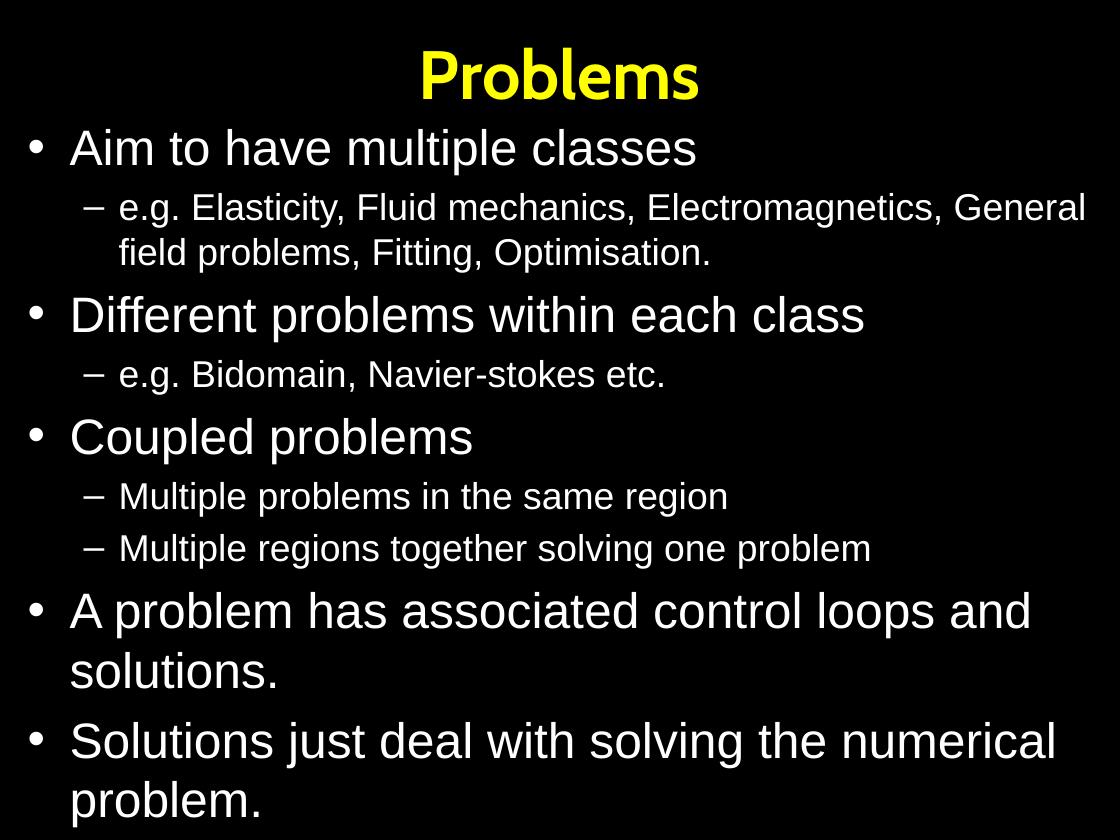
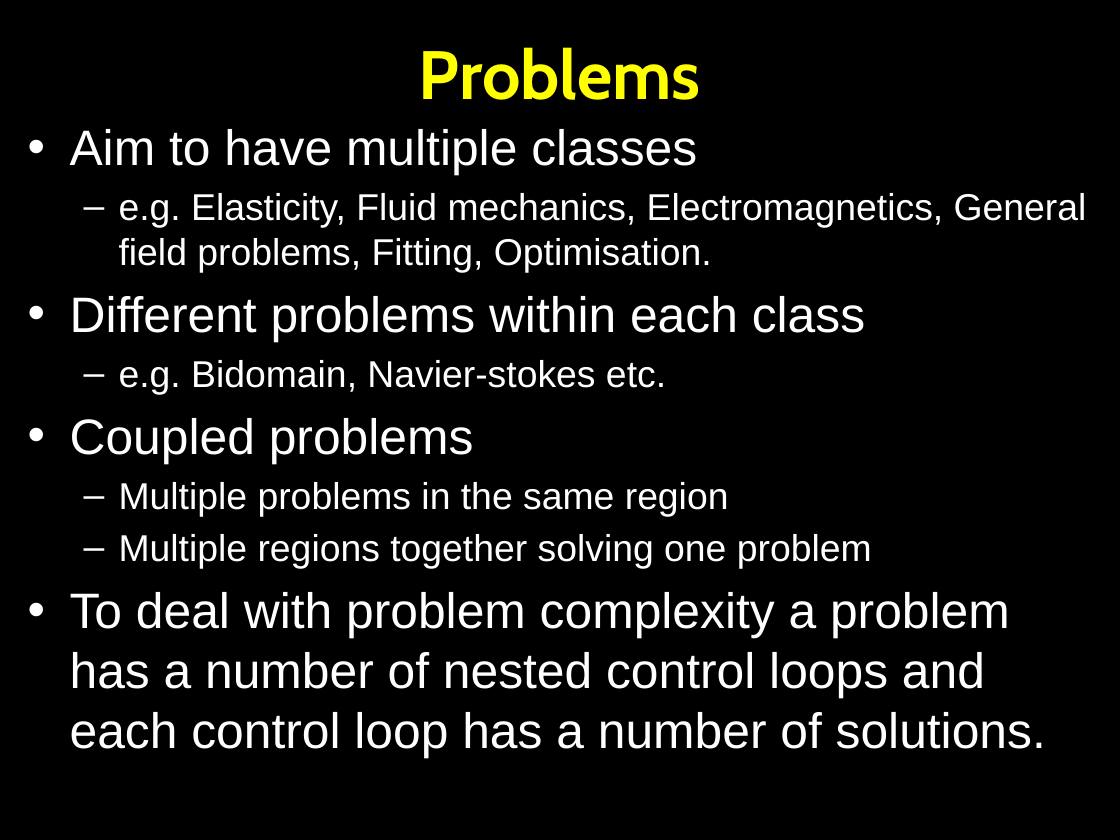
Before and after one commit to OpenCMISS/cm, a slide deck: slide 80 of doc/openCMISS.pptx (slide 72 before the commit). Drawn at 1120x840 pixels with LibreOffice and Linux fonts; fonts in the diff are those of the drawing. Boxes give left, top, right and bottom in pixels: in the first picture for what was removed or moved away, otherwise in the second. Text is boxed around its words. In the diff, an @@ line names an element or a change of style, - is before the commit and + after.

Commit message:
A number of changes. Commit for backup purposes.

```diff
--- a/doc/openCMISS.pptx
+++ b/doc/openCMISS.pptx
@@ text at (x1=70, y1=592, x2=1046, y2=758): text changed @@
-• A problem has associated control loops and solutions.
-• Solutions just deal with solving the numerical problem.
+• To deal with problem complexity a problem has a number of nested control loops and each control loop has a number of solutions.
```
Also in this commit, not shown: 19 other slides changed, 12 slides added, 2 slides removed.
